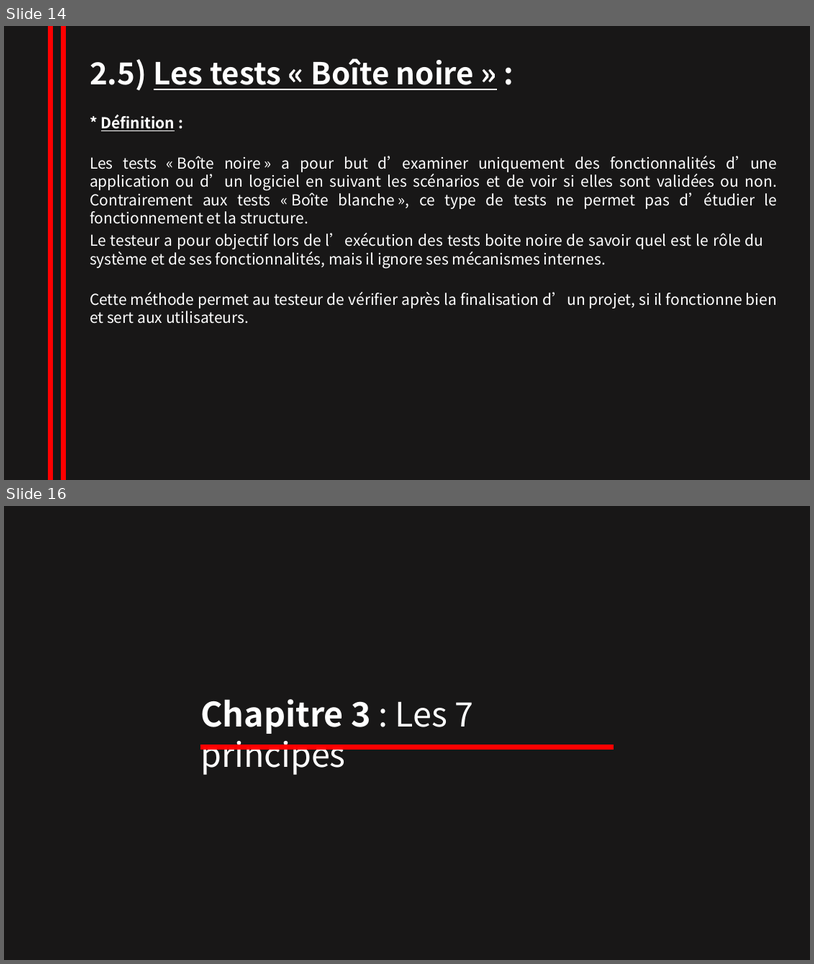
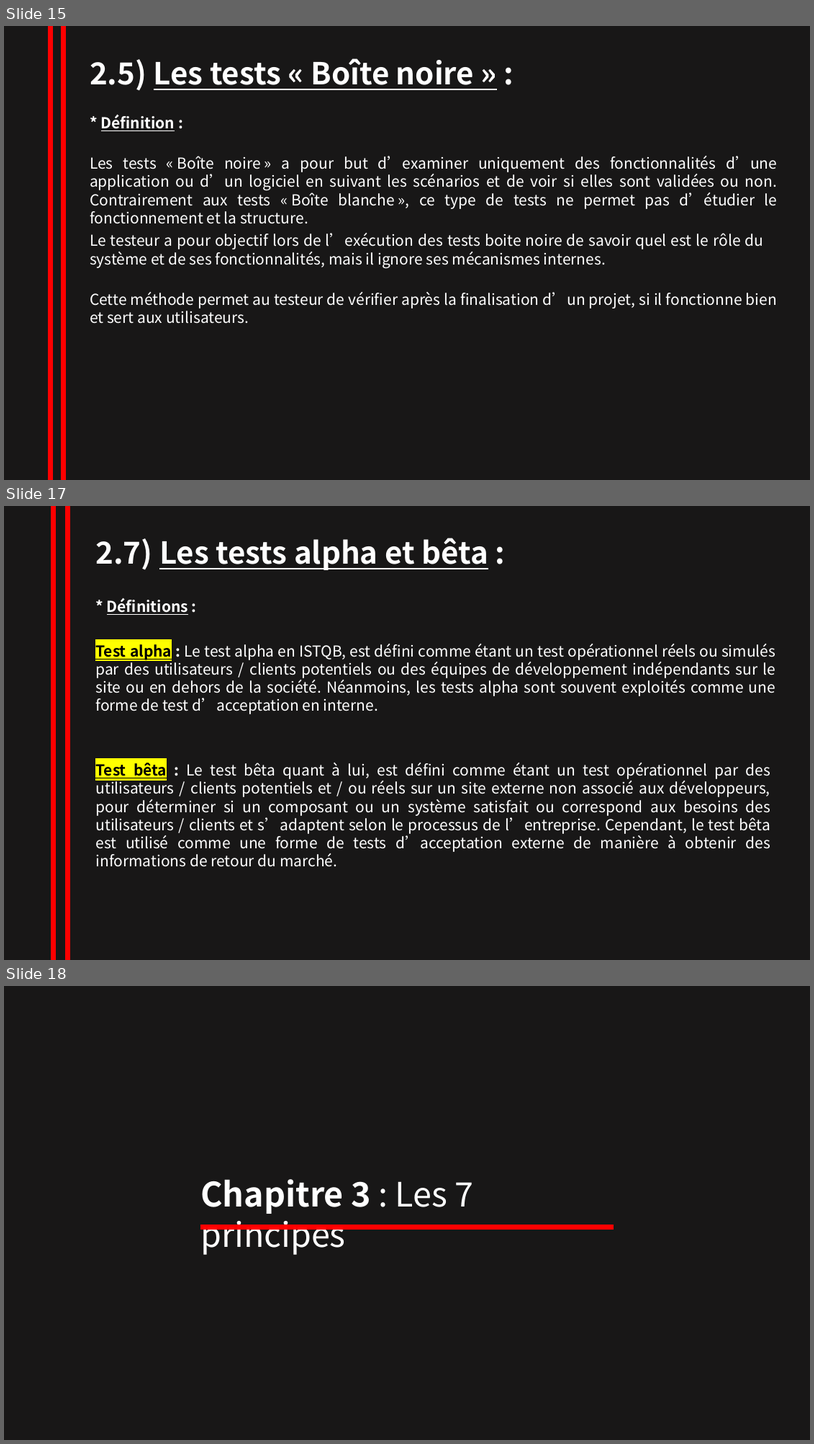
Before and after one commit to NesrineZitouni11/nesrine_zitouni, a slide deck: TRAVAUX/powerpointRevisionISTQB.pptx. Shown one above the other, each under a label of ours: slides 14 and 16 before the commit, slides 15, 17 and 18 after it; the slides between them are not shown. The pictures are 814x964 and 814x1444 pixels, drawn with LibreOffice and Linux fonts; fonts in the diff are those of the drawing. Boxes give left, top, right and bottom in pixels: in the first picture for what was removed or moved away, otherwise in the second. Text is boxed around its words. In the diff, an @@ line names an element or a change of style, - is before the commit and + after.

```diff
--- a/TRAVAUX/powerpointRevisionISTQB.pptx
+++ b/TRAVAUX/powerpointRevisionISTQB.pptx
@@ slide 17 added at bbox=[4, 506, 810, 960], background #181717 @@
@@ line added from (54, 506) to (54, 960), #FF0000 6 pt @@
@@ line added from (67, 506) to (67, 960), #FF0000 6 pt @@
@@ text added at bbox=[95, 538, 488, 570], 36 pt, text #FFFFFF, bold, underline @@
+2.7) Les tests alpha et bêta :
@@ text added at bbox=[107, 598, 188, 615], 18 pt, text #FFFFFF, bold, underline @@
+* Définitions :
@@ text added at bbox=[95, 644, 777, 714], 18 pt, text #FFFFFF @@
+Test alpha : Le test alpha en ISTQB, est défini comme étant un test opérationnel réels ou simulés par des utilisateurs / clients potentiels ou des équipes de développement indépendants sur le site ou en dehors de la société. Néanmoins, les tests alpha sont souvent exploités comme une forme de test d’acceptation en interne.
@@ text added at bbox=[95, 762, 771, 867], 18 pt, text #FFFFFF @@
+Test bêta : Le test bêta quant à lui, est défini comme étant un test opérationnel par des utilisateurs / clients potentiels et / ou réels sur un site externe non associé aux développeurs, pour déterminer si un composant ou un système satisfait ou correspond aux besoins des utilisateurs / clients et s’adaptent selon le processus de l’entreprise. Cependant, le test bêta est utilisé comme une forme de tests d’acceptation externe de manière à obtenir des informations de retour du marché.
@@ what was slide 14 is now slide 15 @@
@@ what was slide 16 is now slide 18 @@
```
Also in this commit, not shown: 3 slides changed, 1 other slide added.
